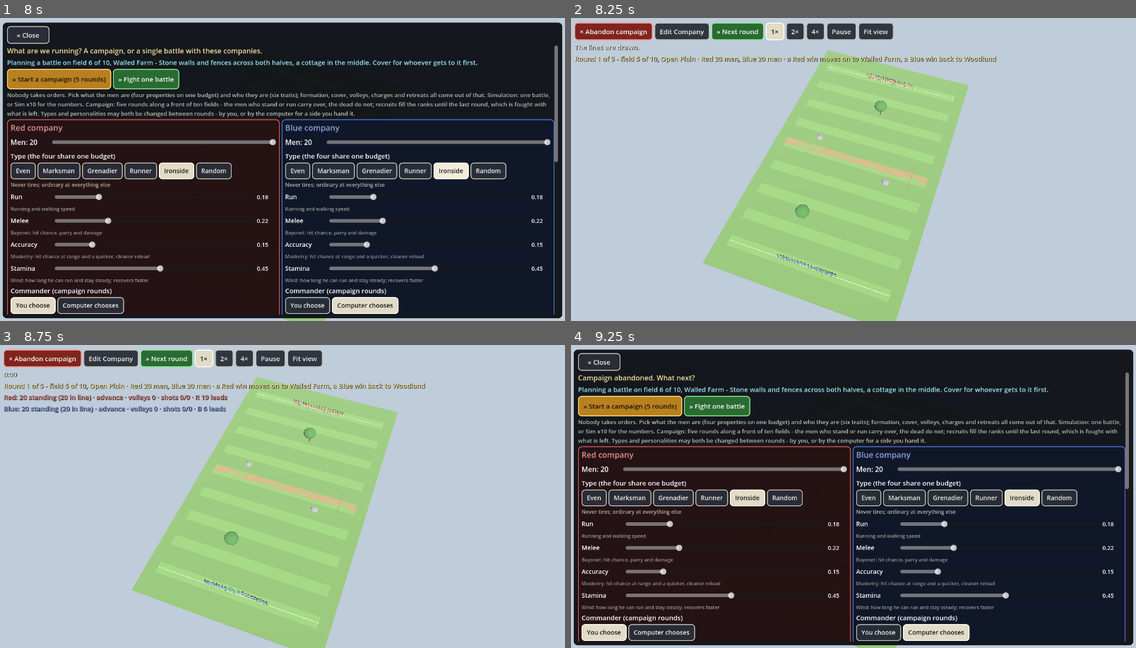
Above: before the commit, frames 1-4 (two rows, left to right).
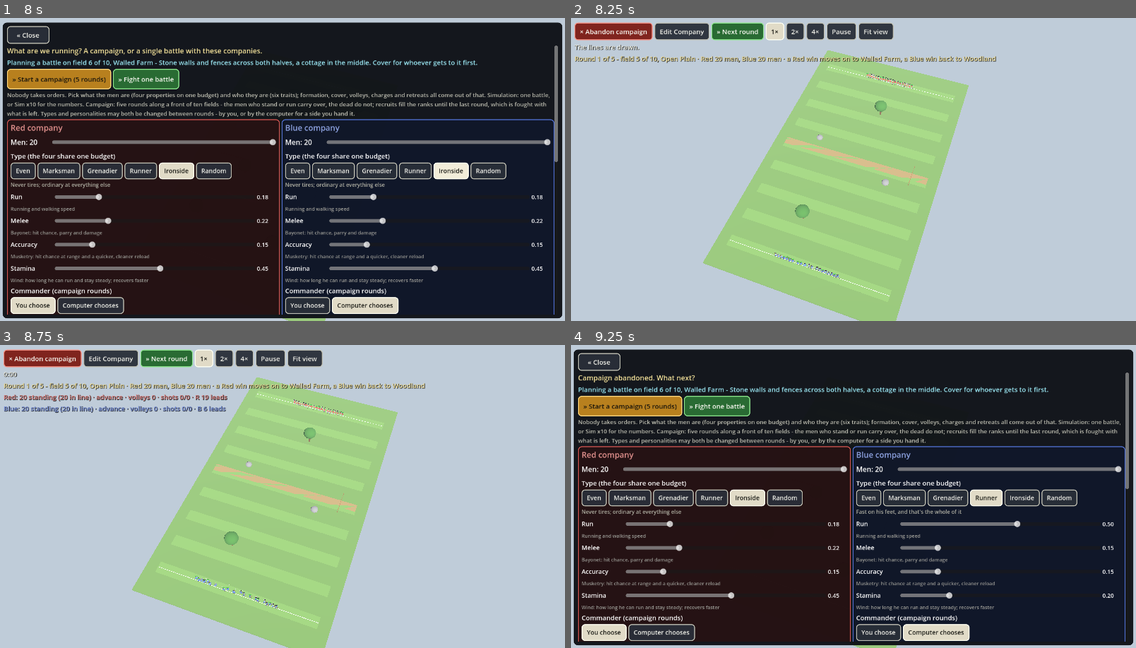
Above: after the commit, the same moments.

Repository: nathandunn/volley-bots
Game: Godot game, scene res://scenes/Main.tscn
The game is run twice, just before and just after one commit, with the same random seed, the same clock (stepped at 60 frames per second) and the same inputs.
Inputs:
- Up to frame 1 (8 s): click "Even" at 0.5 s; click "Marksman" at 1.25 s; click "Grenadier" at 2 s; click "Runner" at 2.75 s; click "Ironside" at 3.5 s; click "Even" at 4.25 s; click "Marksman" at 5 s; click "Grenadier" at 5.75 s; click "Runner" at 6.5 s; click "Ironside" at 7.25 s
- Up to frame 2 (8.25 s): click "» Start a campaign (5 rounds)" at 8 s
- Up to frame 3 (8.75 s): no input
- Up to frame 4 (9.25 s): click "× Abandon campaign" at 8.75 s

Frame 1 is identical in both runs. In frame 2, less than 0.1% of the frame differs, in the area x 36-48%, y 77-87%; in frame 3, 0.1%; in frame 4, 1.2%, in the area x 50-97%, y 47-84%.

Commit message:
The sergeant can count; the computer fights by doctrine; nothing runs forever
Sim x10 stalled because a battle on a screen had no clock: two shy companies
sniping from walls never ended. Now a battle ends when nobody has hurt
anybody for 45 s (or at seven minutes), and the ground decides it - the side
standing further into the enemy country holds the field.

The sergeant reads the exchange: losing the firefight to men behind walls, he
closes with the bayonet (or, if shy, finds walls of his own or pulls out of
range); if nobody has hurt anybody for a while he presses to twenty paces.
Skirmishers give ground before a charge, loose order cannot receive one, a man
who has just run cannot shoot straight, a wall hides less at a few paces, and
a man with nobody at his elbow feels it.

The computer now fields one of nine doctrines (personality + type), scored on
the enemy traits rather than its preset name, on the ground, and on how the
doctrine has fared this campaign; the runners-up get a share so there is never
one answer. Edit Company scrolls under a thumb without catching the sliders.

--redtraits and --field for headless testing.

Co-Authored-By: Claude Fable 5.1 <noreply@anthropic.com>
Claude-Session: https://claude.ai/code/session_017bMCXGen3v58z94ohsQBpS

Diff:
--- a/scripts/hud.gd
+++ b/scripts/hud.gd
@@ -280,6 +280,7 @@
 	var scroll := ScrollContainer.new()
 	scroll.size_flags_vertical = Control.SIZE_EXPAND_FILL
 	scroll.horizontal_scroll_mode = ScrollContainer.SCROLL_MODE_DISABLED
+	scroll.scroll_deadzone = 28   # a thumb dragging the page scrolls it; a slider only moves on a deliberate touch
 	vb.add_child(scroll)
 	var box := VBoxContainer.new()
 	box.size_flags_horizontal = Control.SIZE_EXPAND_FILL
@@ -916,9 +917,12 @@
 			_stat_row(g3, "Recruits", [maxi(int(ts[0]) - int(ns[0]), 0), maxi(int(ts[1]) - int(ns[1]), 0)])
 		var picks: Array = sm.get("ai_picks", ["", ""])
 		var tpicks: Array = sm.get("ai_type_picks", ["", ""])
+		var docs: Array = sm.get("ai_doctrines", ["", ""])
 		for t in 2:
 			if picks[t] != "":
 				var what := "%s / %s" % [picks[t], tpicks[t]] if tpicks[t] != "" else String(picks[t])
+				if docs[t] != "":
+					what = "%s: %s" % [docs[t], what]
 				_stat_row(g3, "%s (computer) will field" % MatchManager.TEAM_NAMES[t], [what if t == 0 else "", what if t == 1 else ""])
 		var nl := Label.new()
 		nl.text = "Types and personalities may be changed under Edit Company before the next round." if picks[0] == "" or picks[1] == "" else "Both sides are the computer's to command; watch how they answer each other."
--- a/scripts/main.gd
+++ b/scripts/main.gd
@@ -36,16 +36,23 @@
 	"Veterans": ["Ironside", "Marksman", "Even"],
 }
 
-## What the computer answers each preset with, first choice first. It counters the enemy's
-## last personality; a win keeps the choice more often than not.
-const COUNTERS := {
-	"Regulars": ["Skirmishers", "Veterans", "Shock"],
-	"Skirmishers": ["Shock", "Regulars", "Veterans"],
-	"Shock": ["Regulars", "Veterans", "Skirmishers"],
-	"Militia": ["Shock", "Regulars", "Skirmishers"],
-	"Veterans": ["Skirmishers", "Shock", "Regulars"],
-	"Balanced": ["Shock", "Skirmishers", "Regulars"],
-}
+## The computer's doctrines: a personality and a type that go together. Each is scored
+## against what the enemy last fielded (its traits, not its name - a home-made company is
+## read the same way), the ground, and how the doctrine has fared in this campaign; the
+## best is fielded most often, the runners-up now and then, so there is never one answer.
+const DOCTRINES := [
+	{"name": "The line", "p": "Regulars", "t": "Even"},
+	{"name": "Line of marksmen", "p": "Regulars", "t": "Marksman"},
+	{"name": "Skirmish screen", "p": "Skirmishers", "t": "Marksman"},
+	{"name": "Light company", "p": "Skirmishers", "t": "Runner"},
+	{"name": "Storming party", "p": "Shock", "t": "Grenadier"},
+	{"name": "The rush", "p": "Shock", "t": "Runner"},
+	{"name": "Old guard", "p": "Veterans", "t": "Ironside"},
+	{"name": "Veteran marksmen", "p": "Veterans", "t": "Marksman"},
+	{"name": "The swarm", "p": "Militia", "t": "Runner"},
+]
+var _doctrine_record := [{}, {}]   # per side: doctrine name -> [wins, losses] this campaign
+var _last_doctrine := ["", ""]
 
 
 func _ready() -> void:
@@ -61,6 +68,8 @@
 	var args := _parse_args(OS.get_cmdline_user_args())
 	headless = (DisplayServer.get_name() == "headless" or args.has("sim")) and not args.has("ui")
 	manager.headless = headless
+	if args.has("field") and Field.LAYOUTS.has(args["field"]):
+		_rebuild_field(args["field"])
 	if args.has("size"):
 		var n := clampi(int(args["size"]), 1, MatchManager.MAX_SIZE)
 		manager.team_sizes = [n, n]
@@ -73,6 +82,13 @@
 		if args.has(key):
 			manager.team_personalities[t] = Personality.preset(args[key])
 			manager.team_preset_names[t] = String(args[key])
+		if args.has(key + "traits"):
+			# --redtraits=aggression:0.1,cover:1 - overrides on top of the preset
+			for kv in String(args[key + "traits"]).split(","):
+				var pair := kv.split(":")
+				if pair.size() == 2:
+					manager.team_personalities[t].set_trait(pair[0], float(pair[1]))
+			manager.team_preset_names[t] = manager.team_personalities[t].label()
 		if args.has(key + "type"):
 			manager.team_types[t] = SoldierType.preset(args[key + "type"])
 			manager.team_type_names[t] = String(args[key + "type"])
@@ -89,6 +105,8 @@
 		_start_next()
 		return
 
+	if manager.time_limit <= 0.0:
+		manager.time_limit = 420.0   # nothing runs forever on a screen either
 	_setup_ui_scale()
 	cam = CameraRig.new()
 	add_child(cam)
@@ -313,6 +331,8 @@
 	_last_fielded = ["", ""]
 	_ai_picks = ["", ""]
 	_ai_type_picks = ["", ""]
+	_doctrine_record = [{}, {}]
+	_last_doctrine = ["", ""]
 	hud.campaign_started()
 	# a computer commander opens with a pick of its own
 	for t in 2:
@@ -352,28 +372,65 @@
 ## round. Opening round: any of the five. After that: answer what the enemy fielded, unless
 ## the last round was won, in which case keep the winning choice 70 % of the time.
 func _ai_pick(t: int, opening: bool) -> String:
-	var names := ["Regulars", "Skirmishers", "Shock", "Militia", "Veterans"]
-	var pick := ""
-	if opening or _last_fielded[1 - t] == "":
-		pick = names[randi() % names.size()]
-	else:
-		var last_win: bool = not campaign_rounds.is_empty() and int(campaign_rounds[-1]["winner"]) == t
-		if last_win and randf() < 0.7 and _last_fielded[t] != "":
-			pick = _last_fielded[t]
+	var e: Personality = manager.team_personalities[1 - t]
+	var e_aggr := e.get_trait("aggression")
+	var e_cover := e.get_trait("cover")
+	var e_nerve := e.get_trait("nerve")
+	var e_disc := e.get_trait("discipline")
+	var e_coh := e.get_trait("cohesion")
+	var layout: String = field.layout_name if field != null else "Walled Farm"
+	var pieces: int = (Field.LAYOUTS.get(layout, []) as Array).size()
+	var open_ground: bool = pieces <= 4
+	var thick_ground: bool = pieces >= 10
+	var scored := []
+	for d in DOCTRINES:
+		var sc := 0.0
+		if opening:
+			sc = randf() * 2.0   # nothing known yet: any doctrine, with a slight lean to the ground
 		else:
-			var opts: Array = COUNTERS.get(_last_fielded[1 - t], names)
-			# first choice most of the time, a surprise now and then
-			pick = opts[0] if randf() < 0.65 else opts[1 + randi() % (opts.size() - 1)]
+			var dp: String = d["p"]
+			var storm: bool = dp == "Shock"
+			var line: bool = dp == "Regulars" or dp == "Veterans"
+			var skirm: bool = dp == "Skirmishers"
+			# men behind walls who will not come out: go and get them, or out-shoot them from walls of your own
+			if e_cover > 0.6 and e_aggr < 0.45:
+				sc += 2.5 if storm else (1.0 if skirm else -2.0)
+			# men coming on with the bayonet: stand, volley, and let them come
+			if e_aggr > 0.7:
+				sc += 2.0 if line else (-1.5 if skirm else -0.5)
+			# shaky men break under volleys, and under a charge
+			if e_nerve < 0.4:
+				sc += 1.5 if line else (1.0 if storm else 0.0)
+			# a loose, undisciplined enemy is meat for a charge
+			if e_disc < 0.4 or e_coh < 0.3:
+				sc += 1.0 if storm else 0.0
+			# a steady, patient line is best worried from cover, not charged
+			if e_disc > 0.7 and e_aggr < 0.6 and e_cover < 0.5:
+				sc += 1.5 if skirm else (-1.0 if storm else 0.0)
+		# the ground
+		if open_ground:
+			sc += 1.0 if d["p"] != "Skirmishers" else -1.5
+		if thick_ground:
+			sc += 1.0 if d["p"] == "Skirmishers" else (-1.0 if d["p"] == "Shock" else 0.0)
+		# what this campaign has taught
+		var rec: Array = _doctrine_record[t].get(d["name"], [0, 0])
+		sc += 1.5 * rec[0] - 2.0 * rec[1]
+		sc += randf() * 0.6
+		scored.append([sc, d])
+	scored.sort_custom(func(a, b): return a[0] > b[0])
+	# the best most of the time; the second and third often enough to be a real choice
+	var r := randf()
+	var d: Dictionary = scored[0][1] if r < 0.6 else (scored[1][1] if r < 0.88 else scored[2][1])
+	var pick: String = d["p"]
+	var tpick: String = d["t"]
 	manager.team_personalities[t] = Personality.preset(pick)
 	manager.team_preset_names[t] = pick
-	# and a type to match: the natural fit most of the time, a second choice now and then
-	var topts: Array = TYPE_FOR.get(pick, ["Even"])
-	var tpick: String = topts[0] if randf() < 0.7 else topts[randi() % topts.size()]
 	manager.team_types[t] = SoldierType.preset(tpick)
 	manager.team_type_names[t] = tpick
 	hud._refresh_sliders(t)
 	_ai_picks[t] = pick
 	_ai_type_picks[t] = tpick
+	_last_doctrine[t] = d["name"]
 	return pick
 
 
@@ -420,6 +477,14 @@
 		"reason": result["reason"], "duration": result["duration"], "counts": counts,
 		"fielded": [result["presets"][0], result["presets"][1]]})
 	_last_fielded = [result["presets"][0], result["presets"][1]]
+	for t in 2:
+		if _last_doctrine[t] != "":
+			var rec: Array = _doctrine_record[t].get(_last_doctrine[t], [0, 0])
+			if w == t:
+				rec[0] += 1
+			elif w == 1 - t:
+				rec[1] += 1
+			_doctrine_record[t][_last_doctrine[t]] = rec
 	_ai_picks = ["", ""]
 	_ai_type_picks = ["", ""]
 	for t in 2:
@@ -432,7 +497,7 @@
 		"kills": campaign_kills.duplicate(), "history": campaign_rounds.duplicate(true), "counts": counts,
 		"next_sizes": [survivors[0].size(), survivors[1].size()], "last_next": campaign_round + 1 >= CAMPAIGN_ROUNDS,
 		"team_sizes": manager.team_sizes.duplicate(), "over": over, "result": result, "ai_picks": _ai_picks.duplicate(),
-		"ai_type_picks": _ai_type_picks.duplicate()}
+		"ai_type_picks": _ai_type_picks.duplicate(), "ai_doctrines": _last_doctrine.duplicate()}
 	if not over:
 		# the next battlefield goes up now, so it can be surveyed before personalities are chosen
 		_rebuild_field(next_layout)
--- a/scripts/match_manager.gd
+++ b/scripts/match_manager.gd
@@ -42,6 +42,9 @@
 var _last_volley_t := [-100.0, -100.0]
 var _volley_ids := [0, 0]
 var _charge_since := [-1.0, -1.0]
+var _exch := [[0.0, 0.0], [0.0, 0.0]]   # hits given, hits taken - lately (decays)
+var _last_harm_t := 0.0                # when anyone last hit anyone
+var _press_since := [-1.0, -1.0]
 var _fallback_since := [-1.0, -1.0]
 var _alive_cache: Array[Soldier] = []
 var _cache_frame := -1
@@ -108,7 +111,7 @@
 
 func _blank_order(t: int, n: int) -> Dictionary:
 	return {"mode": "advance", "line_z": home_z(t), "rally_z": home_z(t), "center_x": 0.0, "spacing": 1.0,
-		"count": n, "volley_id": 0, "volley_age": 999.0, "alone": false, "sergeant": ""}
+		"count": n, "volley_id": 0, "volley_age": 999.0, "alone": false, "sergeant": "", "press": false, "seek_cover": false}
 
 
 func clear() -> void:
@@ -122,6 +125,9 @@
 	_last_volley_t = [-100.0, -100.0]
 	_charge_since = [-1.0, -1.0]
 	_fallback_since = [-1.0, -1.0]
+	_exch = [[0.0, 0.0], [0.0, 0.0]]
+	_last_harm_t = 0.0
+	_press_since = [-1.0, -1.0]
 	running = false
 	_cache_frame = -1
 
@@ -308,6 +314,9 @@
 		end_match("Blue broken")
 	elif time_limit > 0.0 and elapsed >= time_limit:
 		end_match("time")
+	elif elapsed > 120.0 and elapsed - _last_harm_t > 45.0:
+		# nobody has hurt anybody for over a minute: the day is decided on harm done
+		end_match("stalemate")
 
 
 ## The line's mind. Traits are the sergeant's own blended half-and-half with his men's mean,
@@ -379,6 +388,23 @@
 	mean_courage /= men.size()
 	var losses := loss_fraction(t)
 
+	# --- the exchange: a sergeant can count. Taking two balls for every one he gives while
+	# the enemy sits behind walls is a firefight lost, and standing in it is not a plan.
+	_exch[t][0] *= 0.98
+	_exch[t][1] *= 0.98
+	var given: float = _exch[t][0]
+	var taken: float = _exch[t][1]
+	var losing_fire: bool = not enemies.is_empty() and taken >= 2.0 * given + 2.0 and nearest_d < engage + 15.0
+	# ... and if nobody has hurt anybody for a while, somebody has to go and find the enemy
+	var stalled: bool = not enemies.is_empty() and elapsed > 30.0 and elapsed - _last_harm_t > 25.0 and nearest_d > 22.0
+	var pressing: bool = _press_since[t] >= 0.0
+	if pressing and (nearest_d < 22.0 or enemies.is_empty()):
+		_press_since[t] = -1.0
+		pressing = false
+	if stalled and not pressing and mix["aggression"] >= 0.15:
+		_press_since[t] = elapsed
+		pressing = true
+
 	# --- mode
 	var mode: String = order["mode"]
 	if mode == "charge":
@@ -402,17 +428,34 @@
 			var charge_range: float = 12.0 + 32.0 * float(mix["aggression"])
 			var just_volleyed: bool = elapsed - float(_last_volley_t[t]) < 4.0
 			var ratio := strength_ratio(t)
-			if not enemies.is_empty() and nearest_d < charge_range and mix["aggression"] > 0.35 \
-				and (just_volleyed or loaded_frac < 0.35 or mix["aggression"] > 0.85) \
-				and ratio > 0.5 + (1.0 - mix["aggression"]) * 0.6:
+			if losing_fire:
+				# the bayonet decides what the rifle cannot: a sergeant with any blood in him
+				# closes, and a shy one either finds a wall of his own or gets out of range
+				charge_range += 20.0
+			if not enemies.is_empty() and nearest_d < charge_range and mix["aggression"] > (0.2 if losing_fire else 0.35) \
+				and (just_volleyed or loaded_frac < 0.35 or mix["aggression"] > 0.85 or losing_fire) \
+				and ratio > (0.4 if losing_fire else 0.5 + (1.0 - mix["aggression"]) * 0.6):
 				mode = "charge"
 				_charge_since[t] = elapsed
+				_press_since[t] = -1.0
 				stats["charges"][t] += 1
-			elif not enemies.is_empty() and nearest_d <= engage:
+			elif losing_fire and mix["aggression"] <= 0.2 and mix["cover"] < 0.5:
+				mode = "fallback"
+				order["rally_z"] = clampf(centre.z - toward * 25.0, -Field.HALF_Z + 4.0, Field.HALF_Z - 4.0)
+				_fallback_since[t] = elapsed
+				stats["fallbacks"][t] += 1
+			elif losing_fire and mix["aggression"] > 0.2:
+				mode = "advance"
+				if not pressing:
+					_press_since[t] = elapsed
+					pressing = true
+			elif not enemies.is_empty() and nearest_d <= engage and not pressing:
 				mode = "hold"
 			else:
 				mode = "advance"
 	order["mode"] = mode
+	order["press"] = pressing and mode == "advance"
+	order["seek_cover"] = losing_fire
 	if mode == "charge":
 		# a line coming on with the bayonet is a fearful thing before it ever arrives
 		for e in enemies:
@@ -421,7 +464,10 @@
 				if m.charging and m.global_position.distance_to(e.global_position) < 15.0:
 					close += 1
 			if close >= 3:
-				e.fear = minf(e.fear + 0.03 * (1.0 - 0.5 * e.p("nerve")), 0.6)
+				# ... and loose order cannot receive one: a man with nobody at his elbow
+				# feels three bayonets as thirty
+				var loose: float = 1.0 + 2.5 * e.alone
+				e.fear = minf(e.fear + 0.03 * (1.0 - 0.5 * e.p("nerve")) * loose, 0.6 + 0.35 * e.alone)
 
 	# --- where the line stands
 	match mode:
@@ -429,14 +475,15 @@
 			var step: float = 1.4 * SERGEANT_TICK * (0.6 + 0.8 * float(mix["aggression"]))
 			var target_z: float = order["line_z"] + toward * step
 			# a cover-minded sergeant halts the line on a wall he can reach before the enemy does
-			if mix["cover"] > 0.45:
+			# - unless the line is pressing in, when walls are for after the volley at twenty paces
+			if mix["cover"] > 0.45 and not pressing:
 				var wall_z := _cover_row_ahead(t, order["line_z"], engage, enemy_centre)
 				if not is_nan(wall_z) and (target_z - wall_z) * toward > 0.0:
 					target_z = wall_z
 			order["line_z"] = clampf(target_z, -Field.HALF_Z + 3.0, Field.HALF_Z - 3.0)
 		"hold":
 			# keep the range: if the enemy pulls back out of reach, follow at the walk
-			if not enemies.is_empty() and nearest_d > engage + 8.0:
+			if not enemies.is_empty() and (nearest_d > engage + 8.0 or pressing):
 				order["line_z"] += toward * 1.0 * SERGEANT_TICK
 			# ... and a hot-blooded sergeant still edges in
 			elif mix["aggression"] > 0.6 and nearest_d > 20.0:
@@ -513,6 +560,9 @@
 	stats["shots"][s.team] += 1
 	if hit and victim.team != s.team:
 		stats["hits"][s.team] += 1
+		_exch[s.team][0] += 1.0
+		_exch[victim.team][1] += 1.0
+		_last_harm_t = elapsed
 	elif hit:
 		stats["friendly"][s.team] += 1
 
@@ -558,11 +608,22 @@
 		winner = 0
 	elif f[1] > 0 and f[0] == 0:
 		winner = 1
-	elif reason == "time":
-		# on the clock, the side that has done more harm
+	elif reason == "time" or reason == "stalemate":
+		# on the clock, the ground decides: the side whose line stands further into the
+		# enemy's country holds the field. A company that only ever gives ground has lost it.
+		# Harm done breaks a tie.
+		var g := [0.0, 0.0]
+		for t in 2:
+			var men := fighting(t)
+			for m in men:
+				g[t] += m.global_position.z * signf(-home_z(t))   # metres past the centre line, toward the enemy
+			g[t] = g[t] / maxf(float(men.size()), 1.0)
 		var s0: int = stats["kills"][0][0] + stats["kills"][0][1]
 		var s1: int = stats["kills"][1][0] + stats["kills"][1][1]
-		if s0 != s1:
+		if absf(g[0] - g[1]) > 4.0:
+			winner = 0 if g[0] > g[1] else 1
+			reason += ", " + ("Red" if winner == 0 else "Blue") + " holds the ground"
+		elif s0 != s1:
 			winner = 0 if s0 > s1 else 1
 	var per := []
 	for s in soldiers:
--- a/scripts/soldier.gd
+++ b/scripts/soldier.gd
@@ -70,6 +70,8 @@
 var in_melee := false
 var charging := false
 var kiting := 0.0             # fire-and-fall-back timer
+var breath := 0.0             # seconds until a man who has just run can hold a rifle steady
+var alone := 0.0              # 0 with mates at his elbow, 1 with nobody within ten metres
 var _halt := 0.0              # stand still: the moment of firing and the first of the reload
 var at_will := false          # this man has decided to fire without the sergeant
 
@@ -194,8 +196,10 @@
 	_halt = maxf(_halt - delta, 0.0)
 	_cover_hold = maxf(_cover_hold - delta, 0.0)
 	fear = maxf(fear - delta * 0.04, 0.0)
+	breath = maxf(breath - delta, 0.0)
 	if running and velocity.length() > 0.5:
 		stamina = maxf(stamina - RUN_DRAIN * delta, 0.0)
+		breath = 4.0
 	elif velocity.length() > 0.2:
 		stamina = maxf(stamina - WALK_DRAIN * delta, 0.0)
 	else:
@@ -204,7 +208,8 @@
 	var losses: float = manager.loss_fraction(team)
 	var hurt := 1.0 - hp / MAX_HP
 	var outnumbered: float = clampf(1.0 - manager.strength_ratio(team), 0.0, 1.0)
-	courage = p("nerve") * 1.15 - losses * 0.75 - hurt * 0.3 - fear * 0.35 - outnumbered * 0.25 + 0.05
+	# ... and a man with nobody at his elbow feels every bit of it: loose order has its price
+	courage = p("nerve") * 1.15 - losses * 0.75 - hurt * 0.3 - fear * 0.35 - outnumbered * 0.25 - alone * 0.2 + 0.05
 	if not is_routed and courage < 0.1 and manager.elapsed > 3.0:
 		_rout()
 
@@ -224,6 +229,13 @@
 	if enemy != null:
 		enemy_d = global_position.distance_to(enemy.global_position)
 	target = enemy
+	var mates := 0
+	for f in manager.fighting(team):
+		if f != self and f.global_position.distance_to(global_position) < 6.0:
+			mates += 1
+			if mates >= 2:
+				break
+	alone = 1.0 if mates == 0 else (0.4 if mates == 1 else 0.0)
 	want_run = false
 	kneeling = false
 	in_melee = enemy != null and enemy_d < STEEL_RANGE
@@ -264,11 +276,20 @@
 		face_point = enemy.global_position
 		want_run = not tired()
 		# keep the charge together: a man out ahead of his mates by more than a few metres waits for them
-		if p("discipline") > 0.3 and manager.ahead_of_line(self) > 3.0 and enemy_d > 6.0:
+		if p("discipline") > 0.3 and manager.ahead_of_line(self) > 6.0 and enemy_d > 8.0:
 			want_run = false
 		# a loaded man charging fires it off at point blank
 		if loaded and enemy_d < POINT_BLANK and enemy_d >= STEEL_RANGE and _can_fire_at(enemy):
 			_fire(enemy)
+		return
+
+	# the bayonet is coming: a man who would rather not be on the end of it gives ground before
+	# it arrives - one shot if he has it, then ten metres back. Skirmishers do not stand a charge.
+	if enemy != null and enemy.charging and enemy_d < 24.0 and p("aggression") < 0.4 and p("discipline") < 0.6 and p("nerve") < 0.7 \
+		and not charging and kiting <= 0.0:
+		if loaded and _can_fire_at(enemy) and velocity.length() < 0.5:
+			_fire(enemy)
+		kiting = 5.0
 		return
 
 	# firing
@@ -349,6 +370,8 @@
 ## A cover spot near the slot, if this man values cover more than his place in the line.
 func _pick_cover(slot_pos: Vector3, enemy: Soldier) -> Dictionary:
 	var want := p("cover") - 0.35 * p("discipline")
+	if manager.orders[team].get("seek_cover", false):
+		want = maxf(want, 0.5)   # the sergeant has seen the exchange; any wall will do
 	if want < 0.2:
 		return {}
 	if not _cover_spot.is_empty() and _cover_hold > 0.0:
@@ -393,12 +416,14 @@
 	var cover_f := field.line_of_fire(from, to)
 	if enemy.kneeling and cover_f < 1.0:
 		cover_f *= 0.8
+	if cover_f < 1.0 and d < 15.0:
+		cover_f = lerpf(cover_f, 1.0, (15.0 - d) / 15.0 * 0.6)   # at a few paces a wall hides less; the ball comes over it
 	var tv := enemy.velocity.length()
 	var move_f := 1.0 if tv < 0.5 else (0.85 if tv < 2.5 else 0.75)   # a walking target costs a little, a running one a bit more
 	var mv := velocity.length()
 	if mv > 0.5:
 		move_f *= 0.5 if mv < 2.5 else 0.3   # firing on the move costs a lot; at the run, most of it
-	var fatigue_f := 0.75 if tired() else 1.0
+	var fatigue_f := 0.75 if tired() else (0.6 if breath > 0.0 else 1.0)   # winded from a run, or worn out
 	var wound_f := 0.8 if wounded else 1.0
 	var p_hit := BASE_HIT * hit_mult * range_f * cover_f * move_f * fatigue_f * wound_f
 	# a friend in the way of a careless shot
@@ -437,6 +462,8 @@
 		p_hit *= 1.3   # the weight of the charge behind the first thrust
 	if not enemy.loaded and enemy.action != "melee" and enemy.action != "charge":
 		p_hit *= 1.25  # caught with the ramrod in the barrel
+	if enemy.kneeling:
+		p_hit *= 1.2   # a man on his knee behind a wall has no room to parry
 	if enemy.is_routed or enemy.action == "rout":
 		p_hit *= 1.5
 	if tired():
Not shown, changed: README.md
